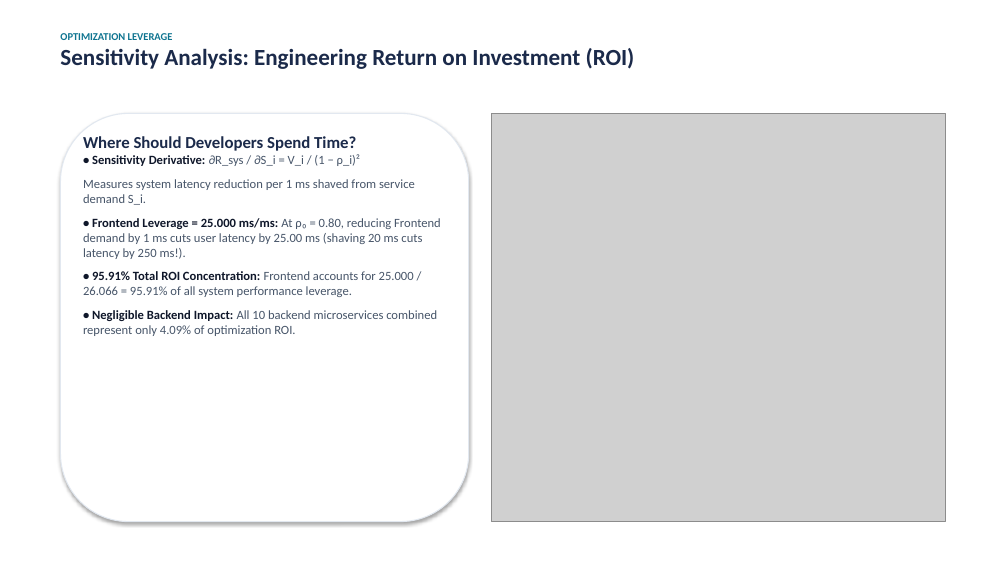
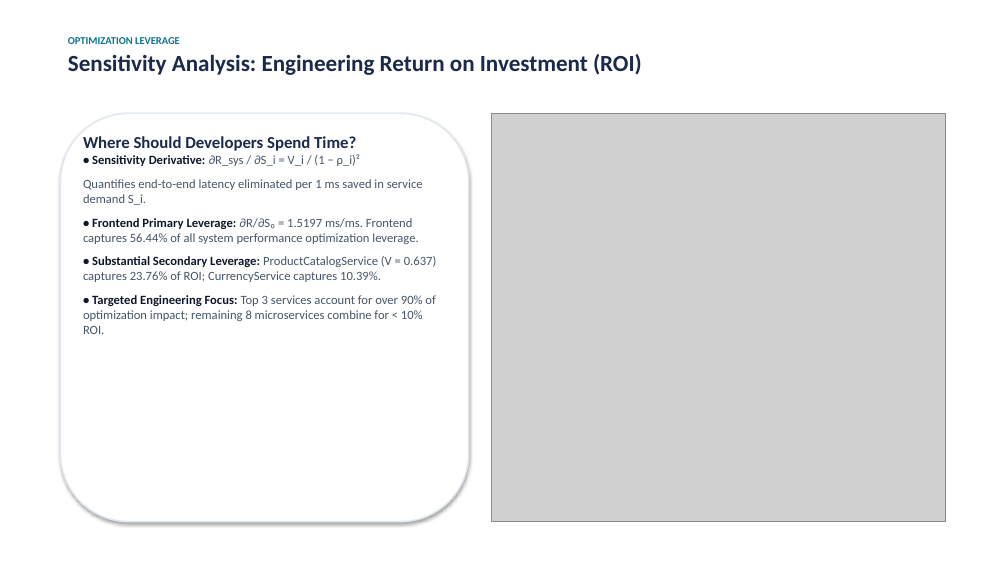
Before and after one commit to Silvio777-hub/Analytical-QN-LQN-Model-of-a-Microservice-Application, a slide deck: slide 10 of SPE_2025-26_Final_Presentation_Janneh_Silvio.pptx. Drawn at 1008x567 pixels with LibreOffice and Linux fonts; fonts in the diff are those of the drawing; grey boxes stand for pictures. Boxes give left, top, right and bottom in pixels: in the first picture for what was removed or moved away, otherwise in the second. Text is boxed around its words. In the diff, an @@ line names an element or a change of style, - is before the commit and + after.

```diff
--- a/SPE_2025-26_Final_Presentation_Janneh_Silvio.pptx
+++ b/SPE_2025-26_Final_Presentation_Janneh_Silvio.pptx
@@ text at (68, 54, 642, 75): more space between paragraphs @@
@@ rounded rectangle at (60, 113, 469, 522): outline #E2E8F0 1 pt to #E2E8F0 1.5 pt @@
@@ text at (83, 154, 436, 334): text changed @@
-• Sensitivity Derivative: ∂R_sys / ∂S_i = V_i / (1 − ρ_i)²
-Measures system latency reduction per 1 ms shaved from service demand S_i.
-• Frontend Leverage = 25.000 ms/ms: At ρ₀ = 0.80, reducing Frontend demand by 1 ms cuts user latency by 25.00 ms (shaving 20 ms cuts latency by 250 ms!).
-• 95.91% Total ROI Concentration: Frontend accounts for 25.000 / 26.066 = 95.91% of all system performance leverage.
-• Negligible Backend Impact: All 10 backend microservices combined represent only 4.09% of optimization ROI.
+• Sensitivity Derivative: ∂R_sys / ∂S_i = V_i / (1 − ρ_i)²
+Quantifies end-to-end latency eliminated per 1 ms saved in service demand S_i.
+• Frontend Primary Leverage: ∂R/∂S₀ = 1.5197 ms/ms. Frontend captures 56.44% of all system performance optimization leverage.
+• Substantial Secondary Leverage: ProductCatalogService (V = 0.637) captures 23.76% of ROI; CurrencyService captures 10.39%.
+• Targeted Engineering Focus: Top 3 services account for over 90% of optimization impact; remaining 8 microservices combine for < 10% ROI.
```
Also in this commit, not shown: 12 other slides changed, 1 other file.
